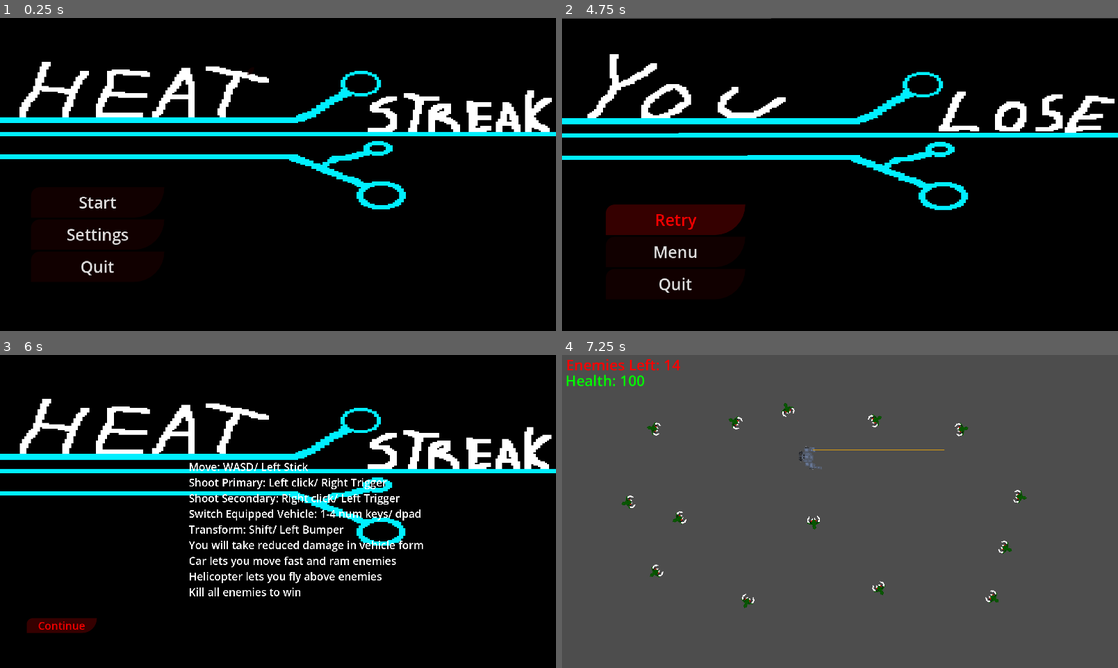
Above: before the commit, frames 1-4 (two rows, left to right).
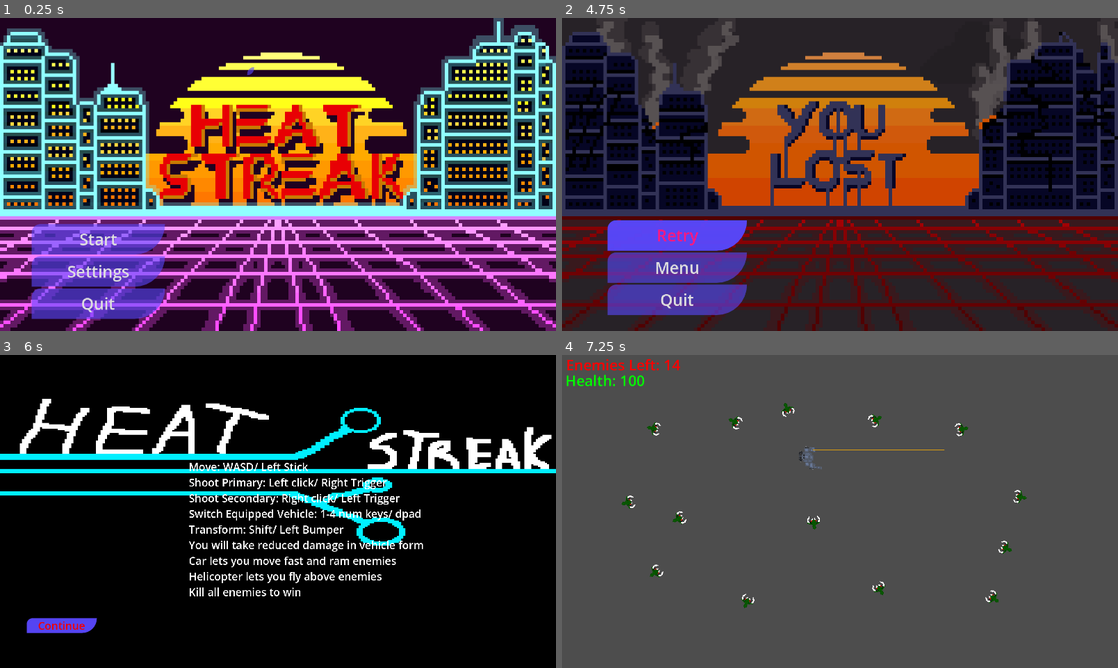
Above: after the commit, the same moments.

Repository: ultimateichor/Heat-Streak
Game: Godot game, scene res://UI/Screens/MainMenu/Main Menu.tscn
The game is run twice, just before and just after one commit, with the same random seed, the same clock (stepped at 60 frames per second) and the same inputs.
Inputs (mouse positions are in pixels of both pictures, inside the frame that each line leads up to):
- Up to frame 1 (0.25 s): no input
- Up to frame 2 (4.75 s): click "Start" at 0.5 s; click "Continue" at 1.25 s; move the mouse to (962, 158) at 2.02 s; hold D (Right) 2.03-2.78 s; tap 1 (Car) at 2.1, 2.85, 3.8, 4.55 s; move the mouse to (728, 190) at 2.77 s; hold S (Down) 2.78-3.53 s; move the mouse to (895, 105) at 3.52 s; hold D (Right) 3.53-4.28 s; tap 2 (Helicopter) at 3.6 s; move the mouse to (812, 237) at 4.27 s; hold W (Up) from 4.28 s (still down); tap 4 (Jet) at 4.35 s
- Up to frame 3 (6 s): release W (Up) at 5 s; click "Menu" at 5 s; click "Start" at 5.75 s
- Up to frame 4 (7.25 s): click "Continue" at 6.5 s

The runs differ from the first frame. In frame 1, 95% of the frame differs, in the area x 0-100%, y 0-100%; in frame 2, 95%; in frame 3, 0.5%; in frame 4, nothing differs.

Commit message:
Menu art

Diff:
--- a/Level/Test Level.tscn
+++ b/Level/Test Level.tscn
@@ -71,6 +71,7 @@
 offset_top = -75.0
 offset_right = 29.0
 offset_bottom = -75.0
+enemiesNeeded = 40
 nextRoom = ExtResource("6_5ekew")
 metadata/_edit_use_anchors_ = true
 
--- a/Player/Vehicles/Car.tscn
+++ b/Player/Vehicles/Car.tscn
@@ -15,8 +15,8 @@
 motion_mode = 1
 script = ExtResource("1_qg101")
 acceleration = 1000
-steerSpeed = 5
-grip = 10
+steerSpeed = 7
+grip = 7
 ramDamage = 10
 SPEED = 1100.0
 isRobot = false
--- a/UI/Screens/Lose/Game_Over.tscn
+++ b/UI/Screens/Lose/Game_Over.tscn
@@ -1,10 +1,10 @@
 [gd_scene format=3 uid="uid://b6vdn1gdinquu"]
 
 [ext_resource type="Script" uid="uid://dc2ghm2g4856a" path="res://UI/Screens/Lose/game_over.gd" id="1_5ruhh"]
-[ext_resource type="Texture2D" uid="uid://hvrpk2c48jue" path="res://Assets/New Piskel (2).png" id="2_mb2jm"]
 [ext_resource type="Script" uid="uid://c7y65rmuf5qeu" path="res://UI/fadeIn.gd" id="3_hbypc"]
-
-[sub_resource type="ShaderMaterial" id="ShaderMaterial_mb2jm"]
+[ext_resource type="Texture2D" uid="uid://bh7bnn2jy31pv" path="res://Assets/updatedMenu.png" id="3_iuuc6"]
+[ext_resource type="Texture2D" uid="uid://b5xwom2y1r0xs" path="res://Assets/New Piskel.png" id="4_ac4lo"]
+[ext_resource type="Texture2D" uid="uid://jufum37nhss1" path="res://Assets/updatedLosescreen.png" id="5_iuuc6"]
 
 [node name="Game Over" type="Control" unique_id=347231002]
 layout_mode = 3
@@ -13,39 +13,48 @@
 anchor_bottom = 1.0
 grow_horizontal = 2
 grow_vertical = 2
-rotation = -0.00036422155
 scale = Vector2(1.5, 1.5)
 script = ExtResource("1_5ruhh")
 
-[node name="Sprite2D" type="Sprite2D" parent="." unique_id=1670063709]
-material = SubResource("ShaderMaterial_mb2jm")
-position = Vector2(638.81116, 364.38202)
-scale = Vector2(5.1865654, 3.4209774)
-texture = ExtResource("2_mb2jm")
+[node name="TextureRect" type="TextureRect" parent="." unique_id=1309485764]
+layout_mode = 0
+offset_left = 386.66663
+offset_top = 251.33331
+offset_right = 426.66663
+offset_bottom = 291.3333
+texture = ExtResource("3_iuuc6")
+expand_mode = 1
+
+[node name="Sprite2D" type="Sprite2D" parent="TextureRect" unique_id=1672406491]
+position = Vector2(252.82303, 110.66667)
+scale = Vector2(5.173304, 3.427673)
+texture = ExtResource("4_ac4lo")
+
+[node name="Sprite2D2" type="Sprite2D" parent="TextureRect" unique_id=2141905985]
+position = Vector2(253.33342, 108.66667)
+scale = Vector2(7.9999995, 8)
+texture = ExtResource("5_iuuc6")
 
 [node name="VBoxContainer" type="VBoxContainer" parent="." unique_id=907791062]
 layout_mode = 0
-offset_left = 100.51053
-offset_top = 428.7033
-offset_right = 421.6281
-offset_bottom = 646.7033
+offset_left = 105.16385
+offset_top = 465.37167
+offset_right = 426.28143
+offset_bottom = 683.3717
 
 [node name="Retry" type="Button" parent="VBoxContainer" unique_id=124242170]
 custom_minimum_size = Vector2(0, 70)
 layout_mode = 2
-theme_override_colors/font_focus_color = Color(0.9490196, 0, 0, 1)
 text = "Retry"
 
 [node name="Menu" type="Button" parent="VBoxContainer" unique_id=2141986207]
 custom_minimum_size = Vector2(0, 70)
 layout_mode = 2
-theme_override_colors/font_focus_color = Color(0.9490196, 0, 0, 1)
 text = "Menu"
 
 [node name="Quit" type="Button" parent="VBoxContainer" unique_id=620763456]
 custom_minimum_size = Vector2(0, 70)
 layout_mode = 2
-theme_override_colors/font_focus_color = Color(0.9490196, 0, 0, 1)
 text = "Quit"
 
 [node name="CanvasLayer" type="CanvasLayer" parent="." unique_id=1715220957]
--- a/UI/Screens/Lose/game_over.gd
+++ b/UI/Screens/Lose/game_over.gd
@@ -3,6 +3,14 @@
 
 # Called when the node enters the scene tree for the first time.
 func _ready() -> void:
+	var node = $TextureRect/Sprite2D2
+	# Repeat until there are no more parents (get_parent() returns null at the top).
+	while node:
+		# Only nodes with a rotation (Node2D and Control) are printed.
+		if node is Node2D or node is Control:
+			# Rotation is in radians. Anything not exactly 0 is the problem.
+			print(node.name, " rotation: ", node.rotation)
+		node = node.get_parent()
 	$VBoxContainer/Retry.grab_focus()
 
 
--- a/UI/Screens/MainMenu/Main Menu.tscn
+++ b/UI/Screens/MainMenu/Main Menu.tscn
@@ -4,6 +4,8 @@
 [ext_resource type="PackedScene" uid="uid://vfotnmrfymy7" path="res://UI/Screens/Pause/Volume Slider.tscn" id="2_ixx8w"]
 [ext_resource type="Texture2D" uid="uid://b5xwom2y1r0xs" path="res://Assets/New Piskel.png" id="2_kdxb7"]
 [ext_resource type="Script" uid="uid://c7y65rmuf5qeu" path="res://UI/fadeIn.gd" id="3_nnhq3"]
+[ext_resource type="Texture2D" uid="uid://bh7bnn2jy31pv" path="res://Assets/updatedMenu.png" id="3_olgm7"]
+[ext_resource type="Theme" uid="uid://knwwieaj6wes" path="res://UI/main_theme.tres" id="4_flpcr"]
 
 [sub_resource type="LabelSettings" id="LabelSettings_nnhq3"]
 font_color = Color(1, 0, 0, 1)
@@ -74,12 +76,18 @@
 offset_top = 251.33331
 offset_right = 426.66663
 offset_bottom = 291.3333
+texture = ExtResource("3_olgm7")
 expand_mode = 1
 
 [node name="Sprite2D" type="Sprite2D" parent="TextureRect" unique_id=2132439429]
 position = Vector2(252.82303, 110.66667)
 scale = Vector2(5.173304, 3.427673)
 texture = ExtResource("2_kdxb7")
+
+[node name="Sprite2D2" type="Sprite2D" parent="TextureRect" unique_id=606796369]
+position = Vector2(253.33342, 108.66667)
+scale = Vector2(7.9999995, 8)
+texture = ExtResource("3_olgm7")
 
 [node name="Sprite2D2" type="Sprite2D" parent="." unique_id=187169505]
 visible = false
@@ -88,27 +96,24 @@
 
 [node name="VBoxContainer2" type="VBoxContainer" parent="." unique_id=1155440388]
 layout_mode = 0
-offset_left = 70.666664
-offset_top = 389.33334
-offset_right = 377.99997
-offset_bottom = 565.3334
+offset_left = 72.666664
+offset_top = 474.0
+offset_right = 379.99997
+offset_bottom = 692.0
 
 [node name="Start" type="Button" parent="VBoxContainer2" unique_id=782562226]
 custom_minimum_size = Vector2(0, 70)
 layout_mode = 2
-theme_override_colors/font_focus_color = Color(0.9490196, 0, 0, 1)
 text = "Start"
 
 [node name="Settings" type="Button" parent="VBoxContainer2" unique_id=796151785]
 custom_minimum_size = Vector2(0, 70)
 layout_mode = 2
-theme_override_colors/font_focus_color = Color(0.9490196, 0, 0, 1)
 text = "Settings"
 
 [node name="Quit" type="Button" parent="VBoxContainer2" unique_id=1657767267]
 custom_minimum_size = Vector2(0, 70)
 layout_mode = 2
-theme_override_colors/font_focus_color = Color(0.9490196, 0, 0, 1)
 text = "Quit"
 
 [node name="ManButton" type="Button" parent="." unique_id=997812766]
@@ -122,13 +127,14 @@
 [node name="VBoxContainer" type="VBoxContainer" parent="." unique_id=1459787551]
 visible = false
 layout_mode = 0
-offset_left = 76.0
-offset_top = 394.6667
-offset_right = 376.0
-offset_bottom = 594.6667
+offset_left = 80.666664
+offset_top = 481.33337
+offset_right = 380.66666
+offset_bottom = 681.3334
 
 [node name="Label" type="Label" parent="VBoxContainer" unique_id=533504044]
 layout_mode = 2
+theme = ExtResource("4_flpcr")
 text = "Master"
 label_settings = SubResource("LabelSettings_nnhq3")
 
@@ -158,6 +164,7 @@
 
 [node name="Volume_Slider3" parent="VBoxContainer" unique_id=1868881321 instance=ExtResource("2_ixx8w")]
 layout_mode = 2
+theme = ExtResource("4_flpcr")
 theme_override_styles/slider = SubResource("StyleBoxFlat_7wodu")
 theme_override_styles/grabber_area = SubResource("StyleBoxFlat_7of4y")
 theme_override_styles/grabber_area_highlight = SubResource("StyleBoxFlat_lrjb5")
@@ -165,7 +172,7 @@
 
 [node name="Button" type="Button" parent="VBoxContainer" unique_id=102894948]
 layout_mode = 2
-theme_override_colors/font_focus_color = Color(0.9490196, 0, 0, 1)
+theme = ExtResource("4_flpcr")
 text = "Apply"
 
 [node name="CanvasLayer" type="CanvasLayer" parent="." unique_id=156947784]
--- a/UI/Screens/Win/Win_Screen.tscn
+++ b/UI/Screens/Win/Win_Screen.tscn
@@ -22,11 +22,12 @@
 
 [node name="Label" type="Label" parent="." unique_id=1479253585]
 layout_mode = 0
-offset_left = 448.66663
-offset_top = 244.66666
-offset_right = 575.6666
-offset_bottom = 283.66666
-text = "You did it"
+offset_left = 562.0
+offset_top = 436.66666
+offset_right = 767.3334
+offset_bottom = 487.66666
+rotation = 0.40142572
+text = "Your did it"
 
 [node name="CanvasLayer" type="CanvasLayer" parent="." unique_id=1467055650]
 visible = false
--- a/UI/main_theme.tres
+++ b/UI/main_theme.tres
@@ -1,26 +1,28 @@
 [gd_resource type="Theme" format=3 uid="uid://knwwieaj6wes"]
 
 [sub_resource type="StyleBoxFlat" id="StyleBoxFlat_2nl5o"]
-bg_color = Color(0.20784314, 0, 0, 1)
+bg_color = Color(0.34901962, 0.28235295, 1, 0.8745098)
 corner_radius_top_left = 20
 corner_radius_bottom_right = 838
 
 [sub_resource type="StyleBoxFlat" id="StyleBoxFlat_ul0cs"]
-bg_color = Color(0.20784314, 0, 0, 1)
+bg_color = Color(0.34901962, 0.28235295, 1, 0.8745098)
 corner_radius_top_left = 20
 corner_radius_bottom_right = 386
 
 [sub_resource type="StyleBoxFlat" id="StyleBoxFlat_jgor1"]
-bg_color = Color(0.11372549, 0, 0, 0.59607846)
+bg_color = Color(0.3505693, 0.28373784, 1, 0.59607846)
 corner_radius_top_left = 20
 corner_radius_bottom_right = 386
 
 [sub_resource type="StyleBoxFlat" id="StyleBoxFlat_ou33m"]
-bg_color = Color(0.6, 0.6, 0.6, 0)
+bg_color = Color(0, 0.44705883, 0.76862746, 0.6156863)
+corner_radius_top_right = 20
+corner_radius_bottom_left = 386
 
 [resource]
 default_font_size = 37
-Button/colors/font_focus_color = Color(0.9490196, 0, 0, 1)
+Button/colors/font_focus_color = Color(1, 0.09411765, 0.49411765, 1)
 Button/colors/icon_normal_color = Color(1, 1, 1, 1)
 Button/styles/focus = SubResource("StyleBoxFlat_2nl5o")
 Button/styles/hover = SubResource("StyleBoxFlat_ul0cs")
Binary file added: Assets/updatedLosescreen.png
Not shown, added: Assets/updatedLosescreen.png.import
Binary file added: Assets/updatedMenu.png
Not shown, added: Assets/updatedMenu.png.import
